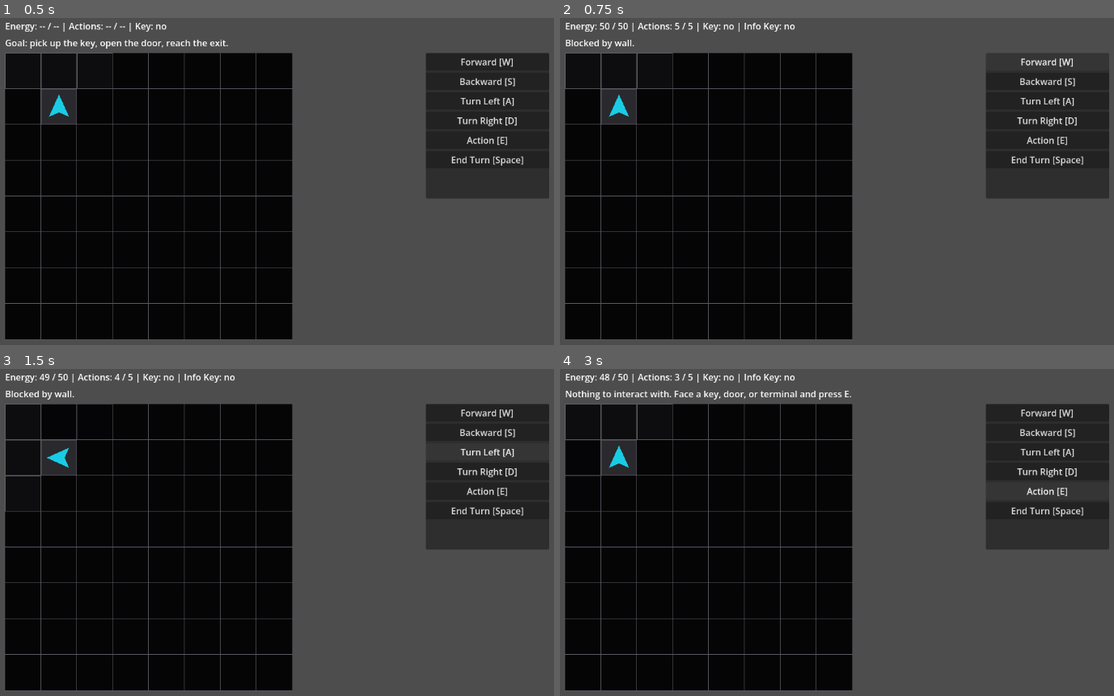
Above: before the commit, frames 1-4 (two rows, left to right).
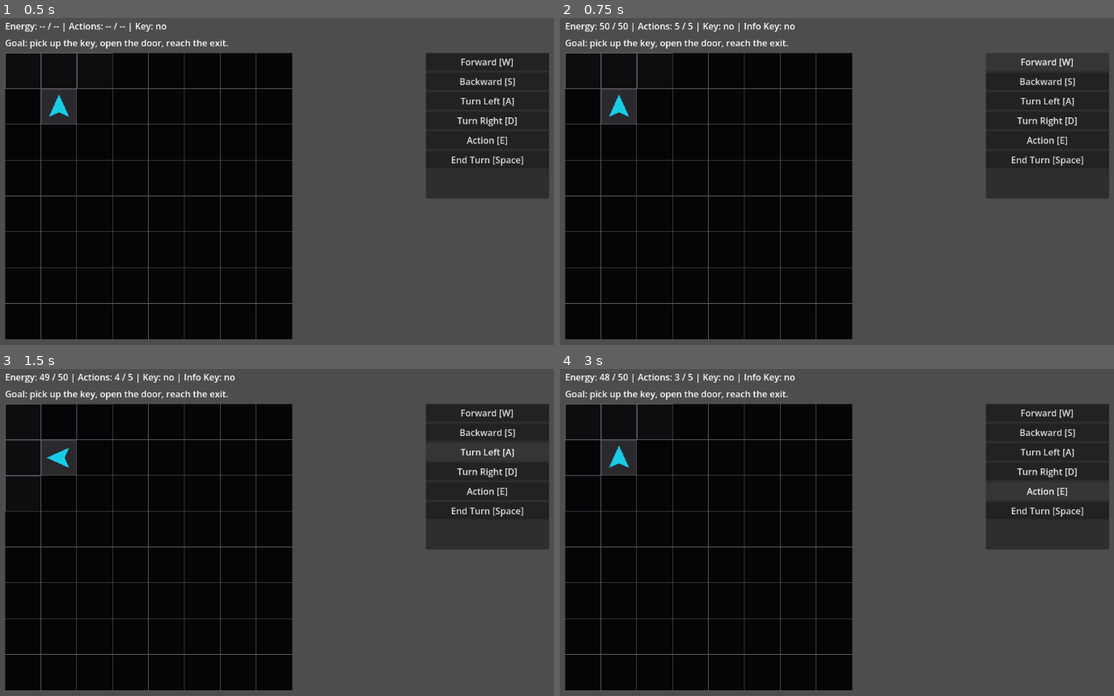
Above: after the commit, the same moments.

Repository: JUSTConnect/bibop
Game: Godot game, scene res://scenes/main.tscn
Two runs of this game, one before a commit and one after it. Both use one fixed random seed, a clock stepped at 60 frames per second and the inputs below.
Inputs:
- Up to frame 1 (0.5 s): no input
- Up to frame 2 (0.75 s): click "Forward [W]" at 0.5 s
- Up to frame 3 (1.5 s): click "Turn Left [A]" at 1.25 s
- Up to frame 4 (3 s): click "Turn Right [D]" at 2 s; click "Action [E]" at 2.75 s

Frame 1 is identical in both runs. In frame 2, 0.4% of the frame differs, in the area x 1-42%, y 6-10%; in frame 3, 0.4%; in frame 4, 0.6%, in the area x 1-53%, y 6-10%.
Error before the commit: Invalid assignment of property or key 'disabled' with value of type 'bool' on a base object of type 'null instance'. (res://scripts/ui/game_ui.gd:49)
Error after the commit: Invalid access to property or key 'pressed' on a base object of type 'null instance'. (res://scripts/ui/game_ui.gd:44)

Commit message:
BIB-98 Add Bipob charging flow in Box Screen

Diff:
--- a/scripts/bipob/bipob_controller.gd
+++ b/scripts/bipob/bipob_controller.gd
@@ -243,6 +243,14 @@
 		return false
 
 	return true
+
+
+func charge_to_full() -> void:
+	energy = max_energy
+	print("Bipob charged to full energy.")
+	print_status()
+	status_changed.emit()
+	hint_requested.emit("Bipob fully charged.")
 
 func spend_action(action_cost: int, energy_cost: int) -> void:
 	actions_left -= action_cost
--- a/scripts/ui/game_ui.gd
+++ b/scripts/ui/game_ui.gd
@@ -41,6 +41,7 @@
 	turn_right_button.pressed.connect(_on_turn_right_pressed)
 	interact_button.pressed.connect(_on_interact_pressed)
 	end_turn_button.pressed.connect(_on_end_turn_pressed)
+	box_charge_button.pressed.connect(_on_box_charge_pressed)
 
 	bipob.status_changed.connect(update_status)
 	bipob.hint_requested.connect(show_hint)
@@ -80,6 +81,11 @@
 	bipob.end_turn()
 	update_status()
 
+func _on_box_charge_pressed() -> void:
+	bipob.charge_to_full()
+	update_status()
+	update_box_status()
+
 func update_status() -> void:
 	if bipob == null:
 		return
@@ -102,6 +108,7 @@
 	]
 
 func show_box_screen() -> void:
+	box_charge_button.disabled = false
 	update_box_status()
 	box_screen.visible = true
 	command_panel.visible = false
@@ -115,7 +122,7 @@
 		return
 
 	box_title_label.text = "Bipob Box"
-	box_status_label.text = "Status: Mission Complete"
+	box_status_label.text = "Energy: %d / %d" % [bipob.energy, bipob.max_energy]
 	box_module_label.text = "Installed Modules: %d" % bipob.installed_modules.size()
 
 func _on_mission_completed() -> void:
